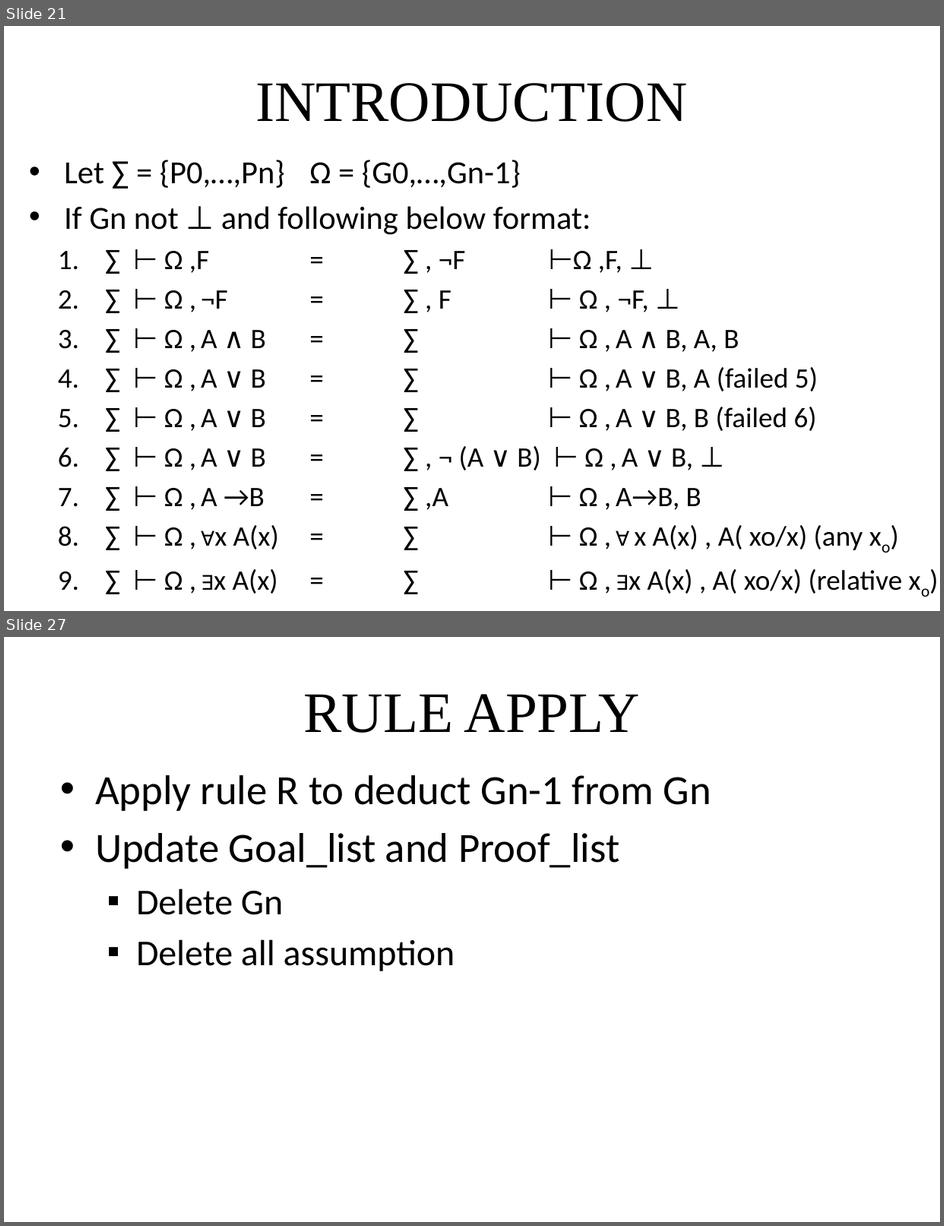
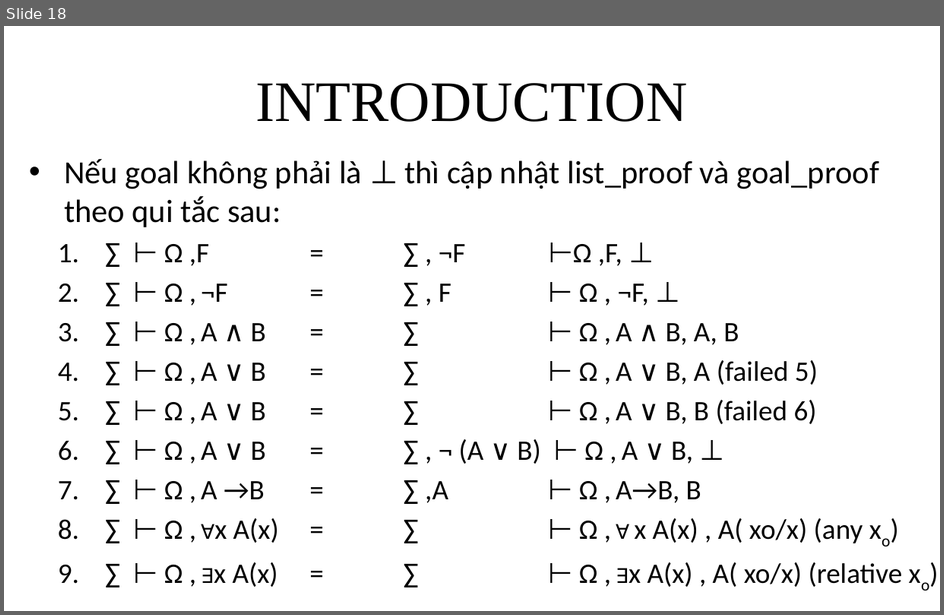
Before and after one commit to giang-rocker/logic, a slide deck: Report/SUY LUẬN TỰ NHIÊN.pptx. Shown one above the other, each under a label of ours: slides 21 and 27 before the commit, slide 18 after it; the slides between them are not shown. The pictures are 944x1226 and 944x615 pixels, drawn with LibreOffice and Linux fonts; fonts in the diff are those of the drawing. Boxes give left, top, right and bottom in pixels: in the first picture for what was removed or moved away, otherwise in the second. Text is boxed around its words. In the diff, an @@ line names an element or a change of style, - is before the commit and + after.

```diff
--- a/Report/SUY LUẬN TỰ NHIÊN.pptx
+++ b/Report/SUY LUẬN TỰ NHIÊN.pptx
@@ slide 27 removed at [4,637,940,1222], background #FFFFFF @@
@@ title removed at [304,694,640,733] @@
-RULE APPLY
@@ text removed at [95,775,712,971] @@
-• Apply rule R to deduct Gn-1 from Gn
-• Update Goal_list and Proof_list
-  ▪ Delete Gn
-  ▪ Delete all assumption
@@ what was slide 21 is now slide 18 @@
@@ slide 18 changed as well @@
@@ text at [64,159,880,227]: text changed @@
-• Let ∑ = {P0,…,Pn} Ω = {G0,…,Gn-1}
-• If Gn not ⊥ and following below format:
+• Nếu goal không phải là ⊥ thì cập nhật list_proof và goal_proof theo qui tắc sau:
```
Also in this commit, not shown: 8 other slides changed, 5 slides added, 12 other slides removed.
